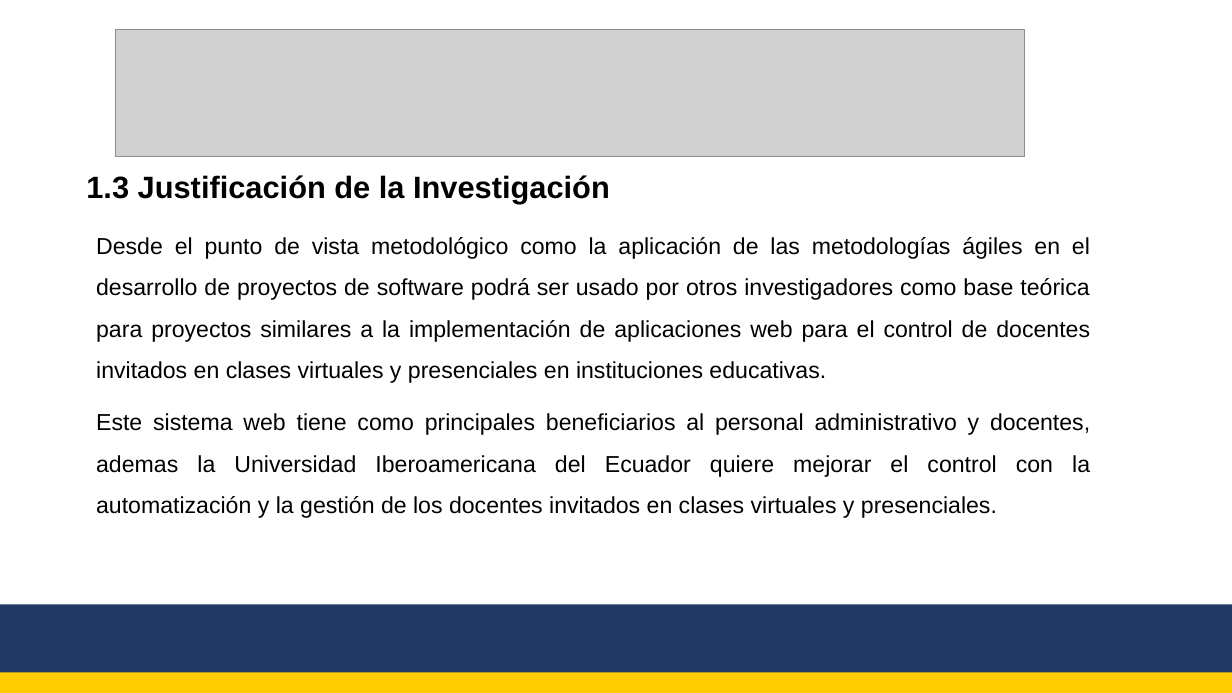
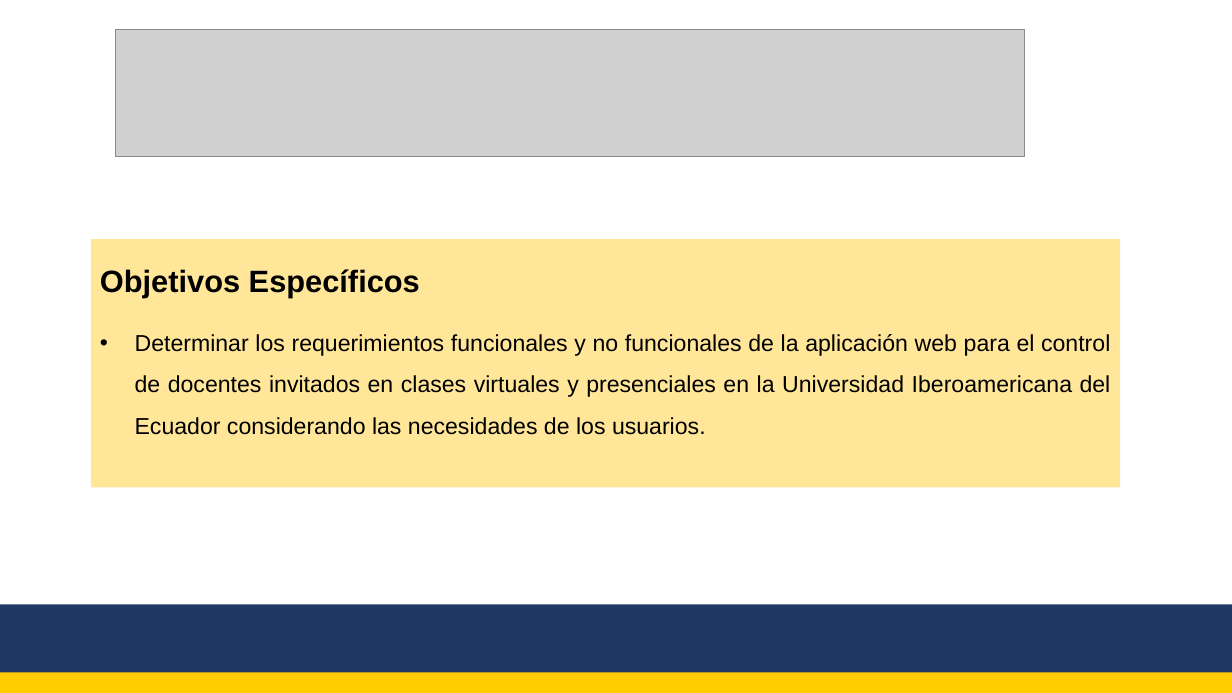
Before and after one commit to Aaron776/TesisDocumento, a slide deck: slide 7 of Presentacion del Trabajo de Titulacion.pptx (slide 13 before the commit). Drawn at 1232x693 pixels with LibreOffice and Linux fonts; fonts in the diff are those of the drawing; grey boxes stand for pictures. Boxes give left, top, right and bottom in pixels: in the first picture for what was removed or moved away, otherwise in the second. Text is boxed around its words. In the diff, an @@ line names an element or a change of style, - is before the commit and + after.

```diff
--- a/Presentacion del Trabajo de Titulacion.pptx
+++ b/Presentacion del Trabajo de Titulacion.pptx
@@ text removed at box(86, 175, 610, 203) @@
-1.3 Justificación de la Investigación
@@ rectangle "Objetivos Específicos": place and size @@
-rectangle "Objetivos Específicos" at box(96, 237, 1090, 518)
+rectangle "Objetivos Específicos" at box(91, 239, 1120, 488)
@@ rectangle "Objetivos Específicos" at box(91, 239, 1120, 488): fill none to #FFE699 @@
@@ text in rectangle at box(100, 269, 1111, 435): text changed @@
-Desde el punto de vista metodológico como la aplicación de las metodologías ágiles en el desarrollo de proyectos de software podrá ser usado por otros investigadores como base teórica para proyectos similares a la implementación de aplicaciones web para el control de docentes invitados en clases virtuales y presenciales en instituciones educativas.
-Este sistema web tiene como principales beneficiarios al personal administrativo y docentes, ademas la Universidad Iberoamericana del Ecuador quiere mejorar el control con la automatización y la gestión de los docentes invitados en clases virtuales y presenciales.
+Objetivos Específicos
+• Determinar los requerimientos funcionales y no funcionales de la aplicación web para el control de docentes invitados en clases virtuales y presenciales en la Universidad Iberoamericana del Ecuador considerando las necesidades de los usuarios.
```
Also in this commit, not shown: 8 other slides changed, 18 slides added, 16 slides removed, 2 other files.
